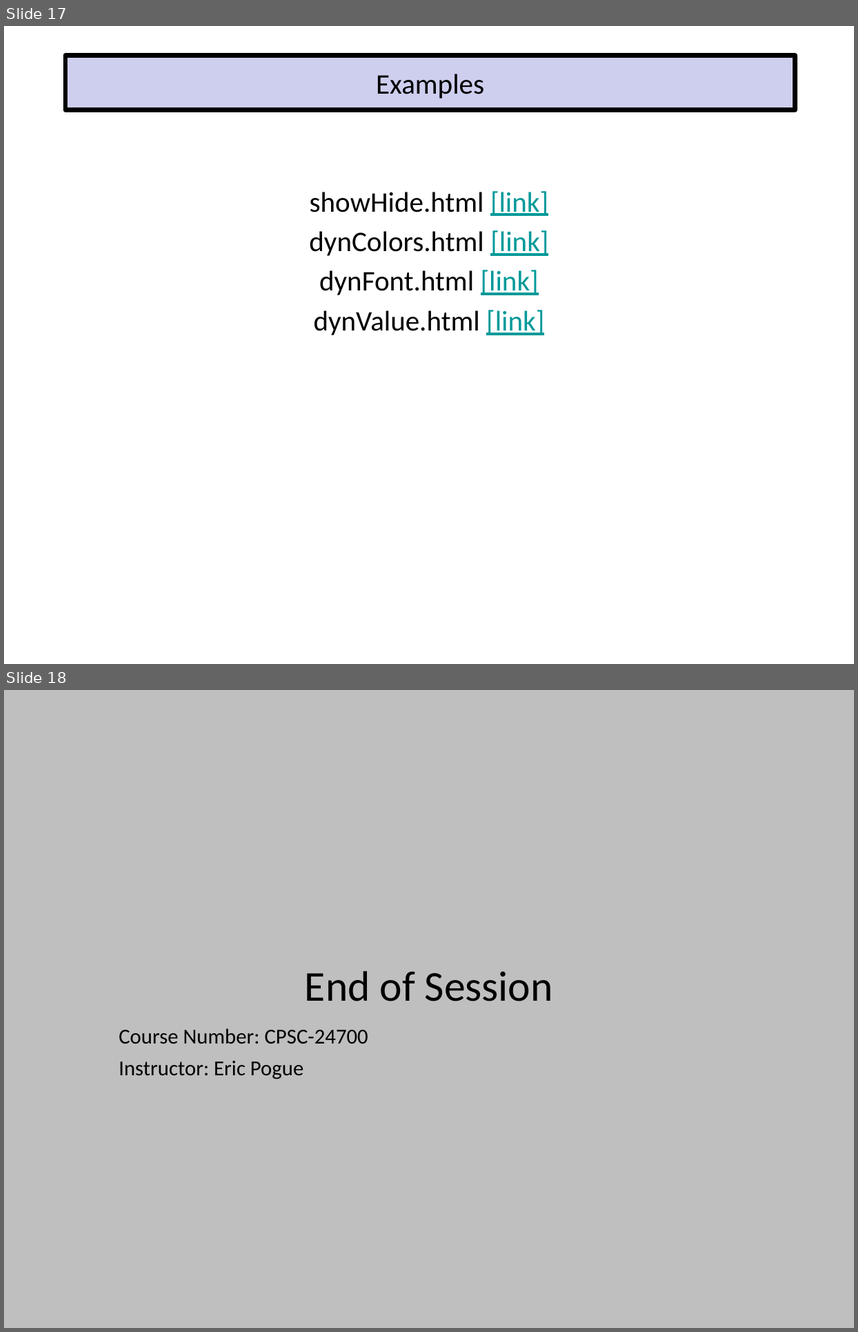
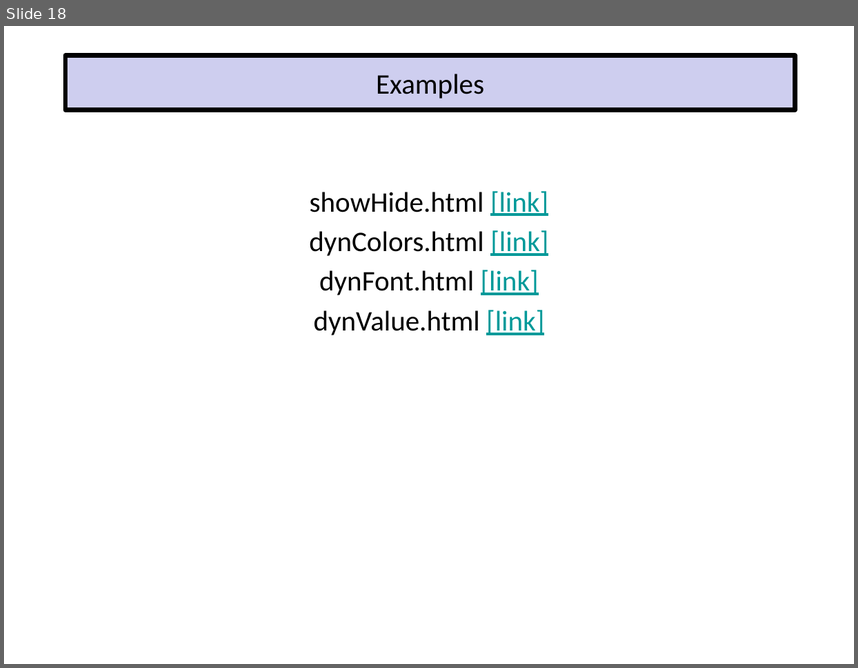
Before and after one commit to EricJPogue/www-epogue-info, a slide deck: CPSC-24700/Presentations/dynamic-documents-with-javascript.pptx. Shown one above the other, each under a label of ours: slides 17 and 18 before the commit, slide 18 after it. The pictures are 858x1332 and 858x668 pixels, drawn with LibreOffice and Linux fonts; fonts in the diff are those of the drawing. Boxes give left, top, right and bottom in pixels: in the first picture for what was removed or moved away, otherwise in the second. Text is boxed around its words. In the diff, an @@ line names an element or a change of style, - is before the commit and + after.

```diff
--- a/CPSC-24700/Presentations/dynamic-documents-with-javascript.pptx
+++ b/CPSC-24700/Presentations/dynamic-documents-with-javascript.pptx
@@ slide 18 removed at (x1=4, y1=690, x2=854, y2=1328), background #BFBFBF @@
@@ title removed at (x1=305, y1=971, x2=553, y2=1001) @@
-End of Session
@@ subtitle removed at (x1=119, y1=1028, x2=368, y2=1079) @@
-Course Number: CPSC-24700
-Instructor: Eric Pogue
@@ what was slide 17 is now slide 18 @@
```
Also in this commit, not shown: 2 slides changed, 1 slide added, 5 other files.
